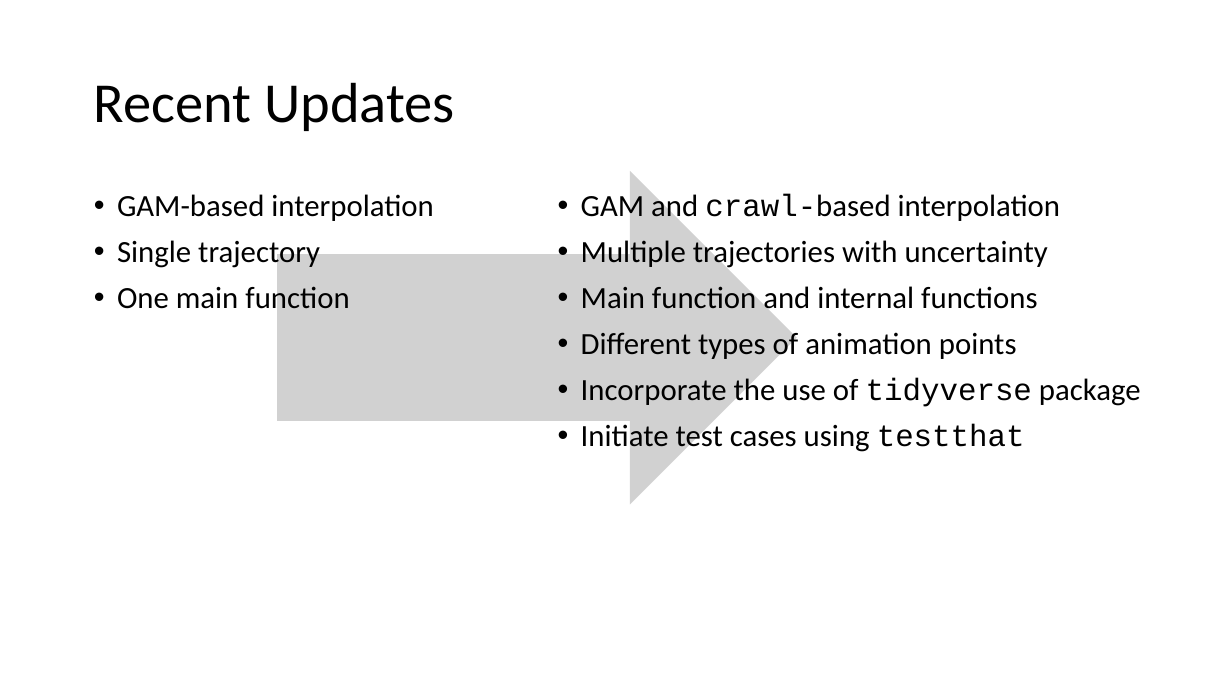
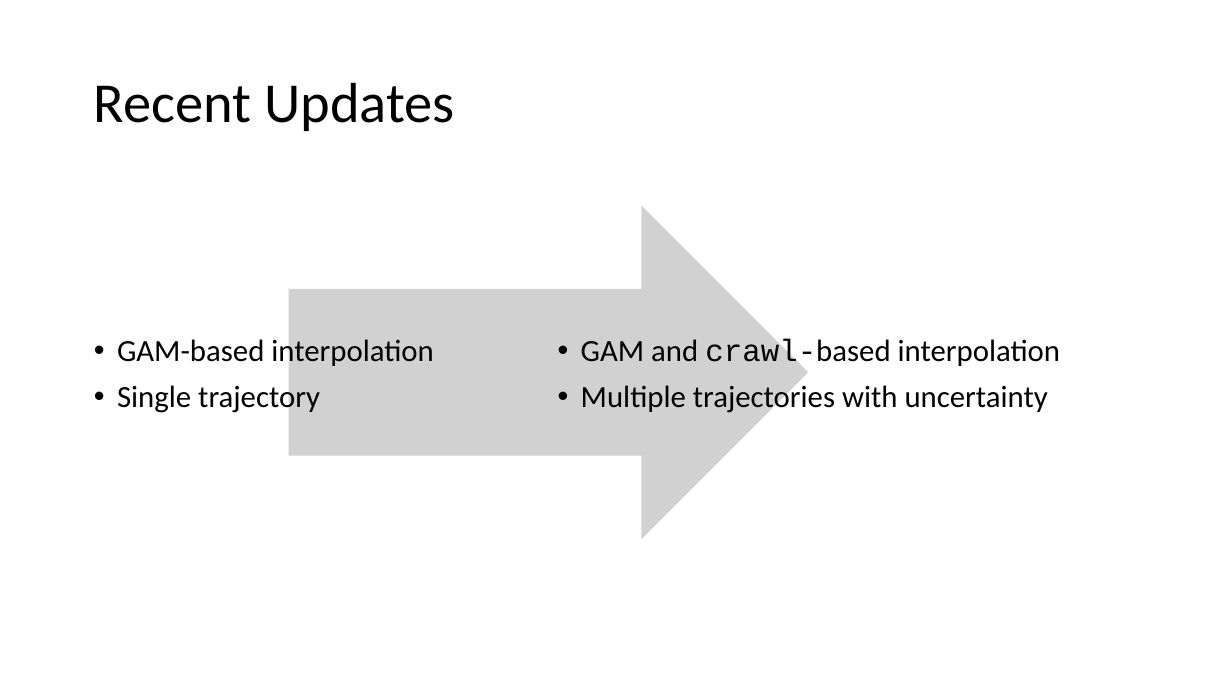
Before and after one commit to dinhkristine/animal-movement-lab, a slide deck: slide 4 of presentation/anipaths presentation.pptx. Drawn at 1232x693 pixels with LibreOffice and Linux fonts; fonts in the diff are those of the drawing. Boxes give left, top, right and bottom in pixels: in the first picture for what was removed or moved away, otherwise in the second. Text is boxed around its words. In the diff, an @@ line names an element or a change of style, - is before the commit and + after.

```diff
--- a/presentation/anipaths presentation.pptx
+++ b/presentation/anipaths presentation.pptx
@@ right arrow: place and size @@
-right arrow at (277,171,797,505)
+right arrow at (288,206,808,540)
@@ text at (117,282,349,316): paragraph removed @@
-• One main function
@@ text at (581,282,1141,455): paragraphs removed @@
-• Main function and internal functions
-• Different types of animation points
-• Incorporate the use of tidyverse package
-• Initiate test cases using testthat
@@ text "GAM-based interpolation": place and size @@
-text "GAM-based interpolation" at (117,194,433,316)
+text "GAM-based interpolation" at (117,336,433,416)
@@ text "GAM and crawl-based interpolation": place and size @@
-text "GAM and crawl-based interpolation" at (581,190,1141,455)
+text "GAM and crawl-based interpolation" at (581,339,1060,416)
```
Also in this commit, not shown: 5 other slides changed.
